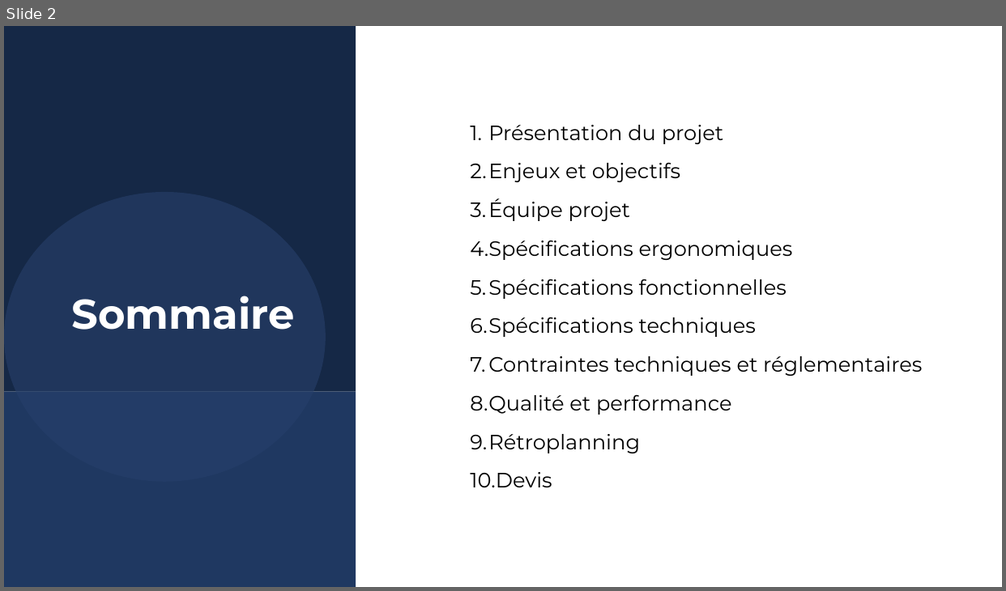
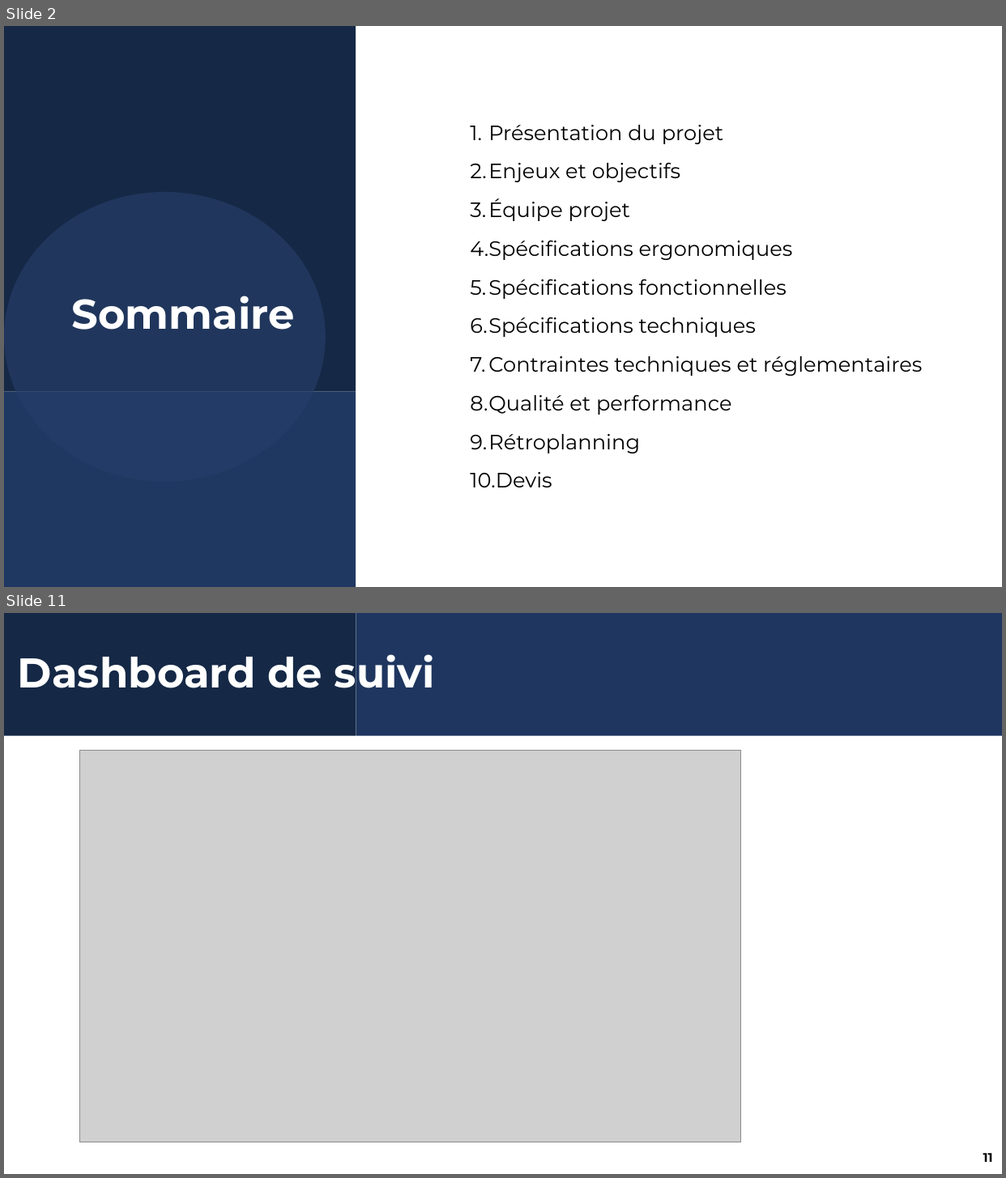
Before and after one commit to Rom1du62/rom1du62.github.io, a slide deck: Realisation_portfolio/Cahier des charges.pptx. Shown one above the other, each under a label of ours: slide 2 before the commit, slides 2 and 11 after it; the slides between them are not shown. The pictures are 1006x591 and 1006x1178 pixels, drawn with LibreOffice and Linux fonts; fonts in the diff are those of the drawing; grey boxes stand for pictures; background and template pictures are left out. Boxes give left, top, right and bottom in pixels: in the first picture for what was removed or moved away, otherwise in the second. Text is boxed around its words. In the diff, an @@ line names an element or a change of style, - is before the commit and + after.

```diff
--- a/Realisation_portfolio/Cahier des charges.pptx
+++ b/Realisation_portfolio/Cahier des charges.pptx
@@ slide 11 added at (4, 613, 1002, 1174), background #FFFFFF @@
@@ rectangle added at (4, 613, 356, 736), fill #152846 @@
@@ rectangle added at (356, 613, 1002, 736), fill #1F3660 @@
@@ title added at (18, 647, 435, 697), 40 pt, text #FFFFFF, bold @@
+Dashboard de suivi
@@ picture added at (79, 751, 740, 1143) @@
@@ page number added at (983, 1153, 993, 1162), 12 pt, text #000000, bold @@
+11
```
Also in this commit, not shown: 10 slides changed, 4 other files.
